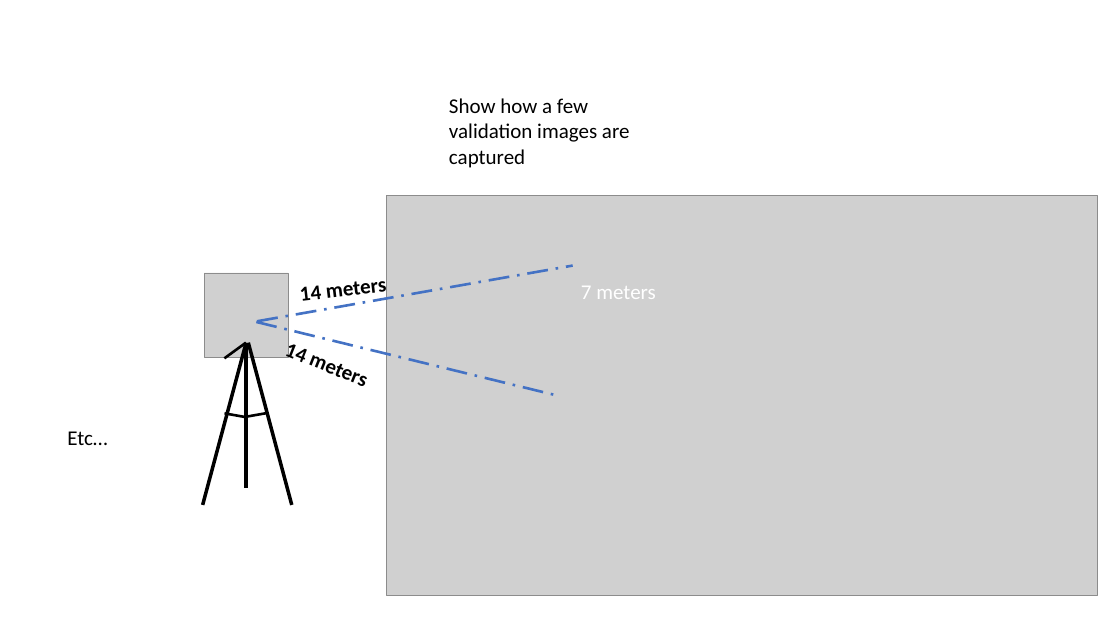
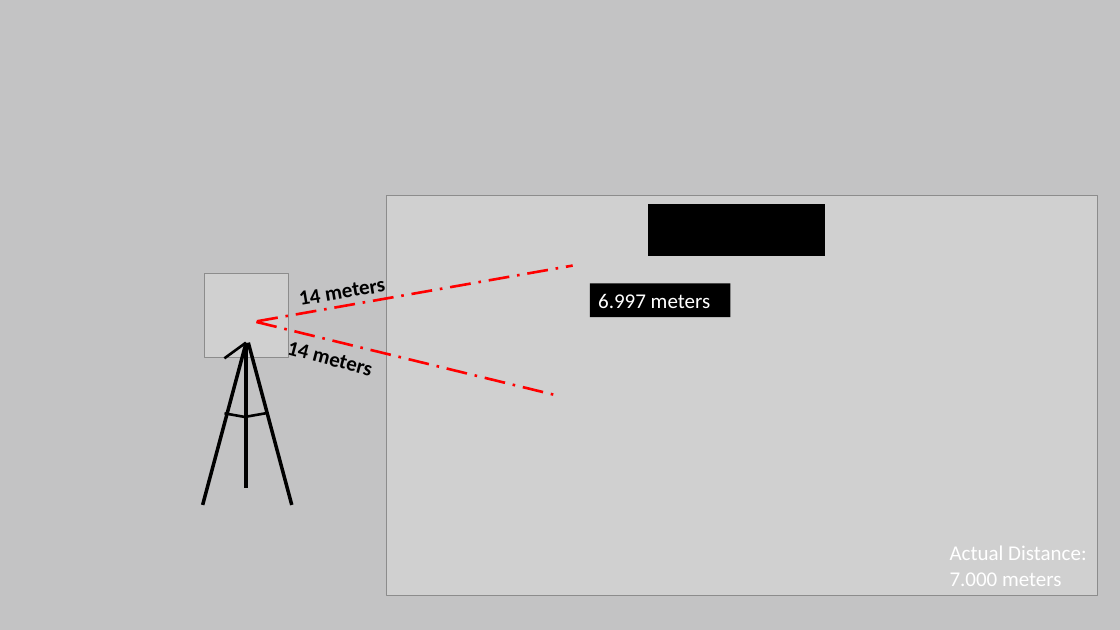
Before and after one commit to Kwintonium/efovee, a slide deck: slide 25 of images/Animation_Request.pptx. Drawn at 1120x630 pixels with LibreOffice and Linux fonts; fonts in the diff are those of the drawing; grey boxes stand for pictures. Boxes give left, top, right and bottom in pixels: in the first picture for what was removed or moved away, otherwise in the second. Text is boxed around its words. In the diff, an @@ line names an element or a change of style, - is before the commit and + after.

```diff
--- a/images/Animation_Request.pptx
+++ b/images/Animation_Request.pptx
@@ background #FFFFFF to #C3C3C4 @@
@@ text removed at bbox=[449, 98, 630, 168] @@
-Show how a few validation images are captured
@@ rectangle added at bbox=[649, 204, 824, 255], fill #000000, outline #000000 1 pt @@
@@ line (257, 321) - (573, 266): stroke #4472C4 2.25 pt dashed to #FF0000 2.25 pt dashed @@
@@ text "14 meters" at bbox=[300, 289, 321, 311]: rotation 353 to 350 degrees @@
@@ rectangle "6.997 meters": place and size @@
-rectangle "6.997 meters" at bbox=[581, 286, 592, 299]
+rectangle "6.997 meters" at bbox=[590, 283, 730, 317]
@@ rectangle "6.997 meters" at bbox=[590, 283, 730, 317]: fill none to #000000 @@
@@ text in rectangle at bbox=[598, 293, 711, 308]: text changed @@
-7 meters
+6.997 meters
@@ line (256, 322) - (560, 397): stroke #4472C4 2.25 pt dashed to #FF0000 2.25 pt dashed @@
@@ text "14 meters" at bbox=[286, 336, 307, 358]: rotation 21 to 14 degrees @@
@@ text removed at bbox=[67, 431, 107, 445] @@
-Etc…
@@ text added at bbox=[950, 546, 1086, 586], 18 pt, text #FFFFFF @@
+Actual Distance: 7.000 meters
```
Also in this commit, not shown: 24 other slides changed, 16 slides added, 28 other files.
